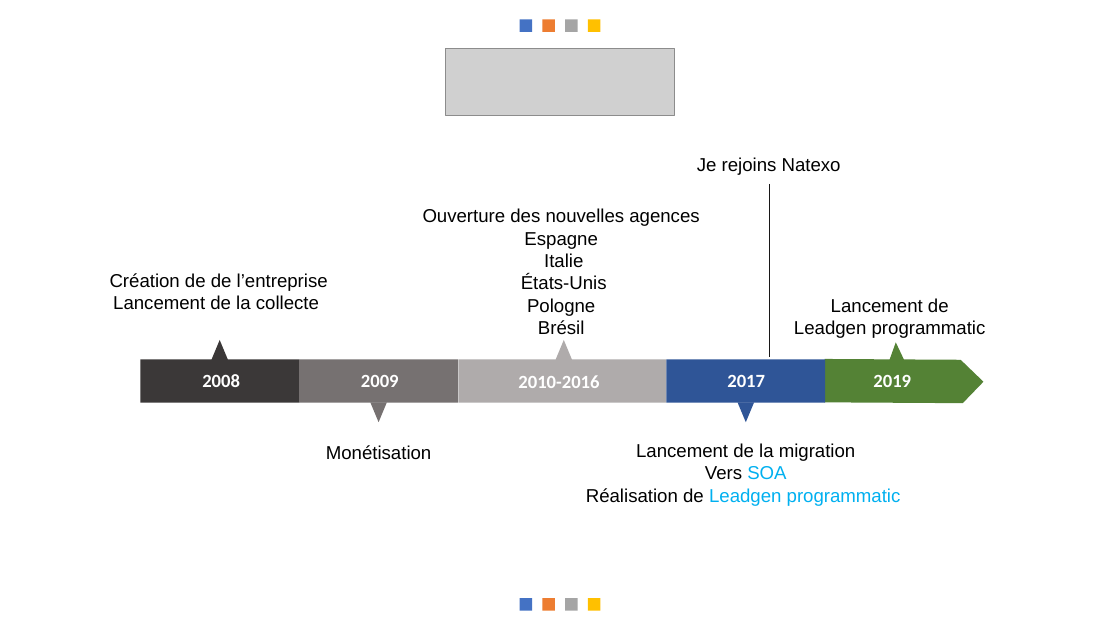
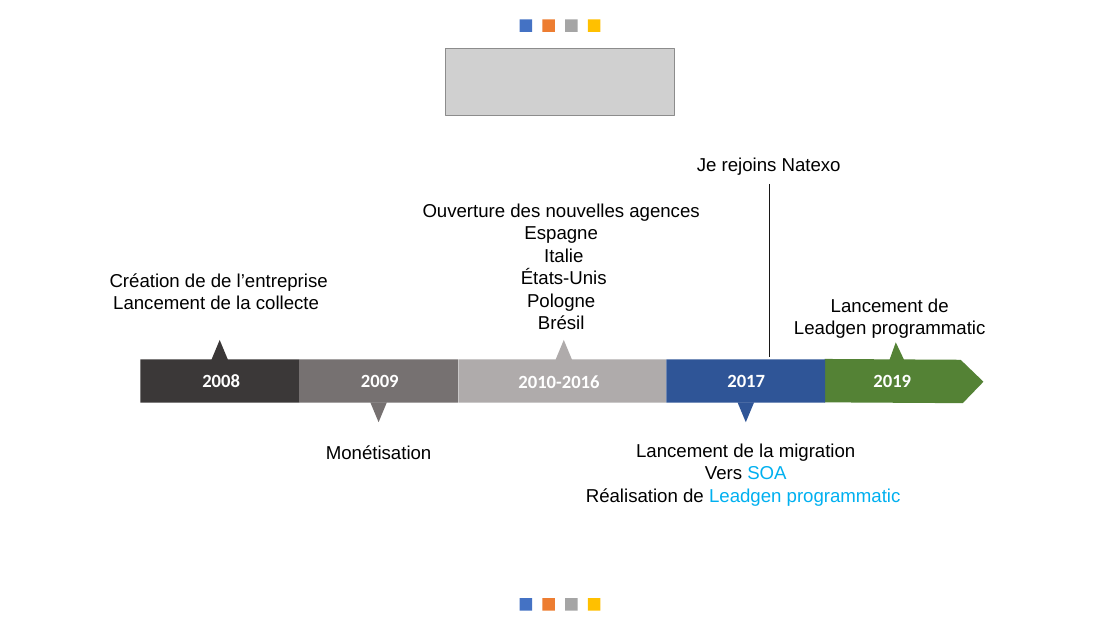
Before and after one commit to messaoudibrahim/Memoire, a slide deck: slide 3 of DIAPO/Présentation.pptx. Drawn at 1120x630 pixels with LibreOffice and Linux fonts; fonts in the diff are those of the drawing; grey boxes stand for pictures. Boxes give left, top, right and bottom in pixels: in the first picture for what was removed or moved away, otherwise in the second. Text is boxed around its words. In the diff, an @@ line names an element or a change of style, - is before the commit and + after.

```diff
--- a/DIAPO/Présentation.pptx
+++ b/DIAPO/Présentation.pptx
@@ text "Ouverture des nouvelles agences": place and size @@
-text "Ouverture des nouvelles agences" at (423, 208, 699, 335)
+text "Ouverture des nouvelles agences" at (423, 203, 699, 330)
```
Also in this commit, not shown: 2 other slides changed, 2 slides added.
